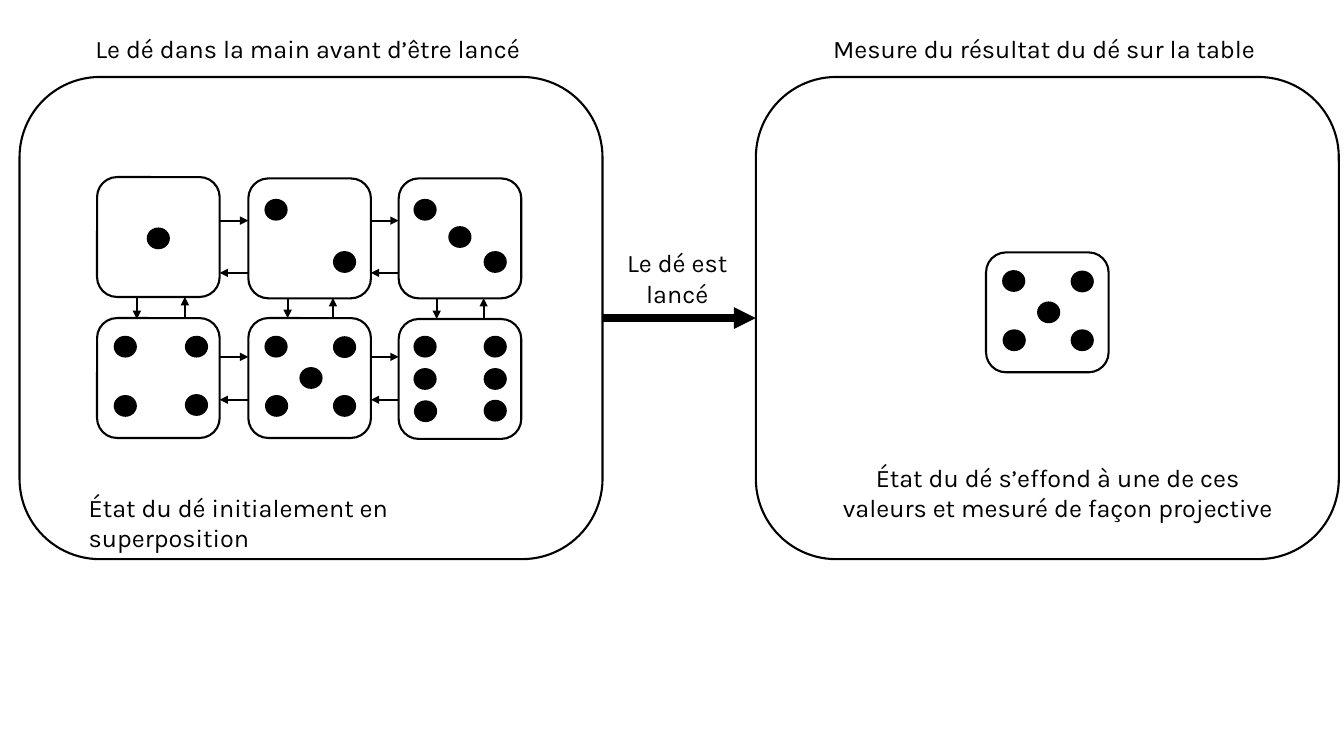
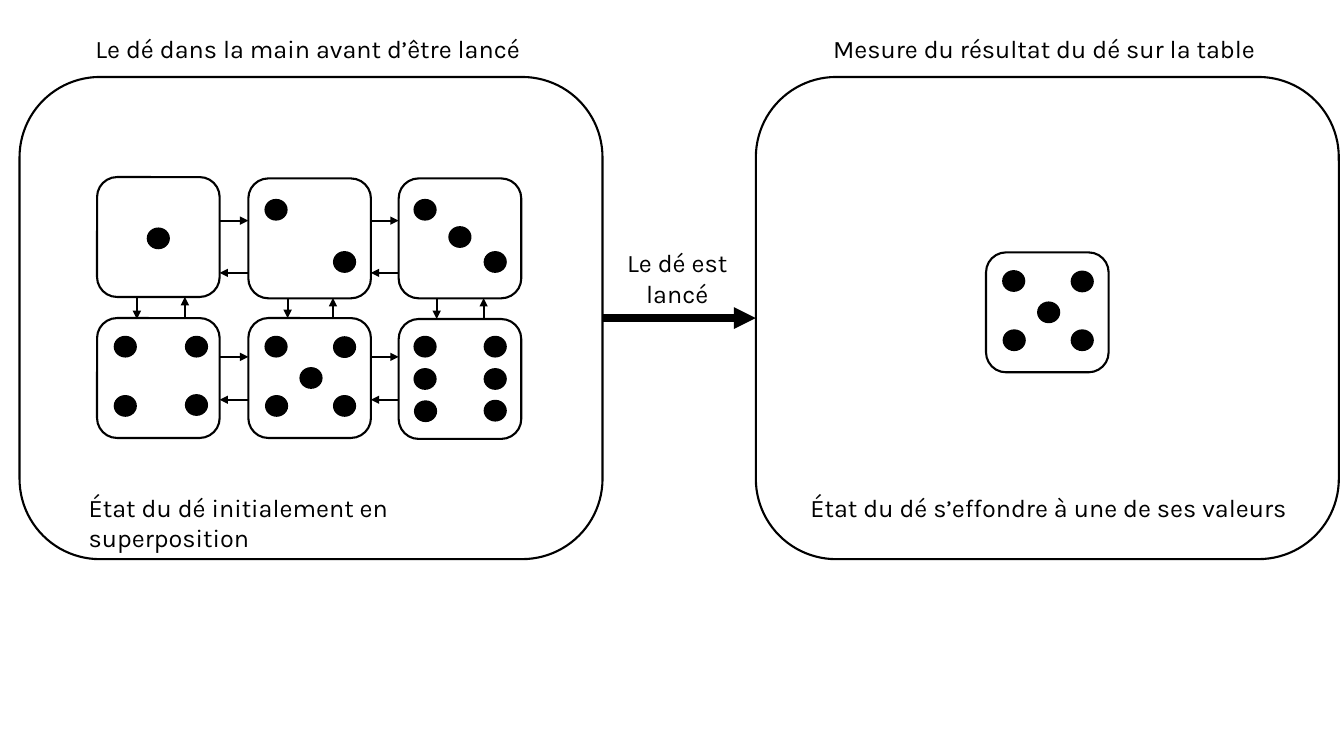
Before and after one commit to ShaneGervais/masters-thesis, a slide deck: slide 1 of figure/FIGURES.pptx. Drawn at 1344x756 pixels with LibreOffice and Linux fonts; fonts in the diff are those of the drawing. Boxes give left, top, right and bottom in pixels: in the first picture for what was removed or moved away, otherwise in the second. Text is boxed around its words. In the diff, an @@ line names an element or a change of style, - is before the commit and + after.

```diff
--- a/figure/FIGURES.pptx
+++ b/figure/FIGURES.pptx
@@ text at bbox=[810, 495, 1286, 518]: text changed @@
-État du dé s’effond à une de ces valeurs et mesuré de façon projective
+État du dé s’effondre à une de ses valeurs
```
Also in this commit, not shown: 50 other files.
